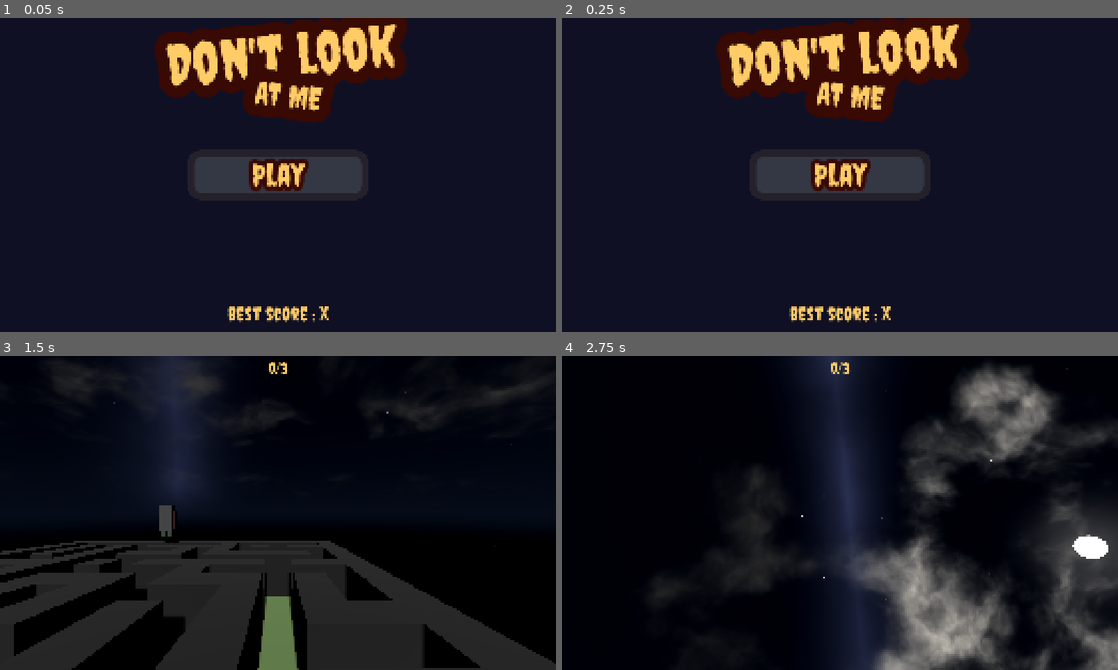
Above: before the commit, frames 1-4 (two rows, left to right).
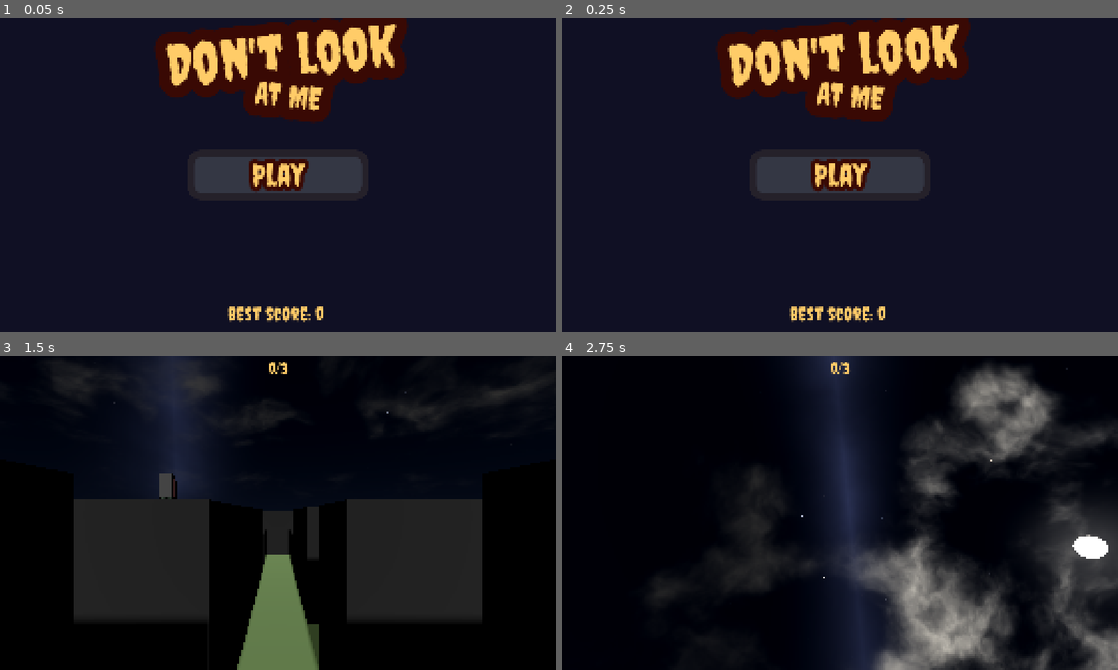
Above: after the commit, the same moments.

Repository: frenchcast1234/dont-look
Game: Godot game, scene res://src/menu/menu.tscn
Two runs of this game, one before a commit and one after it. Both use one fixed random seed, a clock stepped at 60 frames per second and the inputs below.
Inputs (mouse positions are in pixels of both pictures, inside the frame that each line leads up to):
- Up to frame 1 (0.05 s): no input
- Up to frame 2 (0.25 s): no input
- Up to frame 3 (1.5 s): click "Play" at 0.5 s; click "Difficult" at 1.25 s
- Up to frame 4 (2.75 s): tap Enter at 2 s; move the mouse to (867, 513) at 2.02 s; hold W (forward) from 2.03 s (still down); tap Space (jump) at 2.27 s

The runs differ from the first frame. In frame 1, 0.1% of the frame differs, in the area x 55-60%, y 91-97%; in frame 2, 0.1%; in frame 3, 30%, in the area x 0-100%, y 37-100%; in frame 4, nothing differs.

Commit message:
Savegarde le meilleur score

Diff:
--- a/src/game/game.gd
+++ b/src/game/game.gd
@@ -6,6 +6,7 @@
 var collected: int = 0
 var to_collect: int = 3
 var rounds: int = 1
+var best_score: int
 
 func generate_grid(size: int, is_complex: bool, objects: int) -> Array:
 	var grid := []
@@ -94,6 +95,9 @@
 	return grid
 
 func _ready() -> void:
+	var file = FileAccess.open("user://save_game.dat", FileAccess.READ)
+	var content = file.get_as_text()
+	best_score = int(content)
 	$CanvasLayer/Collected.text = "%d/%d" % [collected, to_collect]
 	$Monster.game_over.connect(func():
 		Input.set_mouse_mode(Input.MOUSE_MODE_VISIBLE)
@@ -146,7 +150,7 @@
 			elif grid[i][j] == -4:
 				$Player.position = Vector3(
 					i - grid_size,
-					4,
+					2,
 					j - grid_size
 				)
 				$Player.velocity = Vector3.ZERO
@@ -157,6 +161,9 @@
 		collected += 1
 		$CanvasLayer/Collected.text = "%d/%d" % [collected, to_collect]
 		if collected >= to_collect:
+			if rounds > best_score:
+				var file = FileAccess.open("user://save_game.dat", FileAccess.WRITE)
+				file.store_string(str(rounds))
 			grid_size += 5
 			rounds += 1
 			to_collect += 1
--- a/src/menu/menu.gd
+++ b/src/menu/menu.gd
@@ -1,6 +1,12 @@
 extends Control
 
 func _ready() -> void:
+	if not FileAccess.file_exists("user://save_game.dat"):
+		var file = FileAccess.open("user://save_game.dat", FileAccess.WRITE)
+		file.store_string("0")
+	var file = FileAccess.open("user://save_game.dat", FileAccess.READ)
+	var content = file.get_as_text()
+	$Best.text = "Best score: %d" % int(content)
 	$Popup.visible = false
 	$Popup2.visible = false
 
